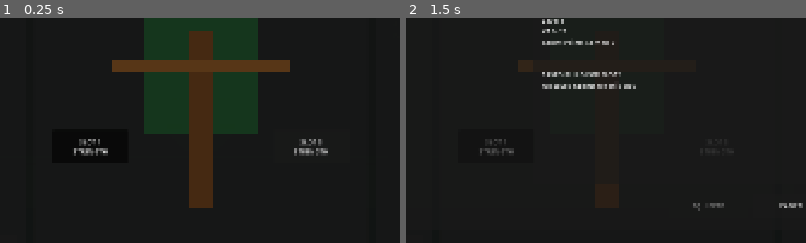
Above: before the commit, frames 1-2 (left to right).
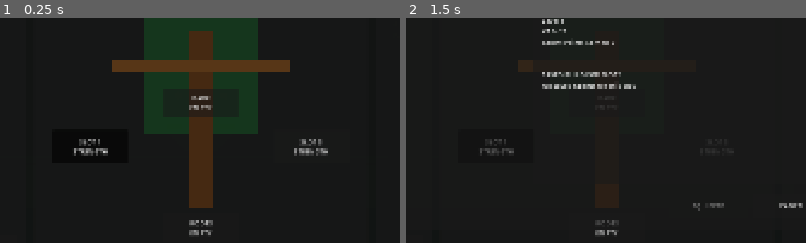
Above: after the commit, the same moments.

Repository: Triggggie/tree-guardian
Game: Godot game, scene res://scenes/main_world.tscn
Two runs of this game, one before a commit and one after it. Both use one fixed random seed, a clock stepped at 60 frames per second and the inputs below.
Inputs:
- Up to frame 1 (0.25 s): no input
- Up to frame 2 (1.5 s): click "CHANGE BRANCH" at 0.5 s; click "APEX EMPTY" at 1.25 s
The pictures show only the part of the screen within x 25-75%, y 42-92%; the shares and areas given below are measured in that part.

The runs differ from the first frame. In frame 1, 0.9% of the frame differs, in the area x 47-54%, y 31-97%; in frame 2, 0.2%.

Commit message:
Add inventory and equipment runtime

Diff:
--- a/project.godot
+++ b/project.godot
@@ -20,6 +20,8 @@
 RunModifiers="*uid://b7o6v2ow8ujk"
 TreeSouls="*uid://dk33wtchuindw"
 GameContent="*uid://dcsuppwr40xne"
+Inventory="*uid://yubionarxuhu"
+Equipment="*uid://dnn6qo2a0ikbo"
 BranchSeeds="*uid://cfscjxchtw08q"
 BranchProgress="*uid://dxubf0uo0uxhb"
 BranchLoadout="*uid://dvl4x6mfmmhfw"
--- a/scenes/ui/TreeScreen.tscn
+++ b/scenes/ui/TreeScreen.tscn
@@ -193,6 +193,22 @@
 offset_bottom = 680.0
 toggle_mode = true
 
+[node name="BarkButton" type="Button" parent="MainPanel/TreeCanvas"]
+offset_left = 310.0
+offset_top = 500.0
+offset_right = 490.0
+offset_bottom = 570.0
+toggle_mode = true
+text = "BARK\nEMPTY"
+
+[node name="RootsButton" type="Button" parent="MainPanel/TreeCanvas"]
+offset_left = 310.0
+offset_top = 800.0
+offset_right = 490.0
+offset_bottom = 870.0
+toggle_mode = true
+text = "ROOTS\nEMPTY"
+
 [node name="SeedPanel" type="Panel" parent="MainPanel"]
 offset_left = 1340.0
 offset_top = 80.0
@@ -214,6 +230,92 @@
 offset_right = 450.0
 offset_bottom = 850.0
 text = "No Legendary Branch Seeds unlocked."
+autowrap_mode = 2
+
+[node name="EquipmentDetailPanel" type="Panel" parent="MainPanel"]
+visible = false
+offset_left = 28.0
+offset_top = 80.0
+offset_right = 500.0
+offset_bottom = 970.0
+
+[node name="TitleLabel" type="Label" parent="MainPanel/EquipmentDetailPanel"]
+offset_left = 20.0
+offset_top = 18.0
+offset_right = 450.0
+offset_bottom = 58.0
+theme_override_font_sizes/font_size = 22
+text = "EQUIPMENT SLOT"
+
+[node name="CurrentlyEquippedLabel" type="Label" parent="MainPanel/EquipmentDetailPanel"]
+offset_left = 20.0
+offset_top = 78.0
+offset_right = 450.0
+offset_bottom = 350.0
+text = "CURRENTLY EQUIPPED\nEMPTY"
+autowrap_mode = 2
+
+[node name="SelectedItemLabel" type="Label" parent="MainPanel/EquipmentDetailPanel"]
+offset_left = 20.0
+offset_top = 370.0
+offset_right = 450.0
+offset_bottom = 650.0
+text = "SELECTED ITEM\nSelect an item from inventory."
+autowrap_mode = 2
+
+[node name="StatusLabel" type="Label" parent="MainPanel/EquipmentDetailPanel"]
+offset_left = 20.0
+offset_top = 670.0
+offset_right = 450.0
+offset_bottom = 735.0
+text = "EQUIPMENT EDITING ENABLED"
+horizontal_alignment = 1
+
+[node name="EquipButton" type="Button" parent="MainPanel/EquipmentDetailPanel"]
+offset_left = 20.0
+offset_top = 760.0
+offset_right = 215.0
+offset_bottom = 825.0
+text = "EQUIP"
+
+[node name="UnequipButton" type="Button" parent="MainPanel/EquipmentDetailPanel"]
+offset_left = 235.0
+offset_top = 760.0
+offset_right = 450.0
+offset_bottom = 825.0
+text = "UNEQUIP"
+
+[node name="EquipmentInventoryPanel" type="Panel" parent="MainPanel"]
+visible = false
+offset_left = 1340.0
+offset_top = 80.0
+offset_right = 1812.0
+offset_bottom = 970.0
+
+[node name="TitleLabel" type="Label" parent="MainPanel/EquipmentInventoryPanel"]
+offset_left = 20.0
+offset_top = 18.0
+offset_right = 450.0
+offset_bottom = 55.0
+theme_override_font_sizes/font_size = 20
+text = "BARK INVENTORY"
+
+[node name="ScrollContainer" type="ScrollContainer" parent="MainPanel/EquipmentInventoryPanel"]
+offset_left = 20.0
+offset_top = 75.0
+offset_right = 450.0
+offset_bottom = 850.0
+
+[node name="CandidateList" type="VBoxContainer" parent="MainPanel/EquipmentInventoryPanel/ScrollContainer"]
+layout_mode = 2
+size_flags_horizontal = 3
+
+[node name="EmptyLabel" type="Label" parent="MainPanel/EquipmentInventoryPanel"]
+offset_left = 20.0
+offset_top = 75.0
+offset_right = 450.0
+offset_bottom = 130.0
+text = "No Bark items in inventory."
 autowrap_mode = 2
 
 [node name="BranchPicker" type="Panel" parent="."]
--- a/scripts/items/item_rarity_rules.gd
+++ b/scripts/items/item_rarity_rules.gd
@@ -47,5 +47,9 @@
 	return Color.TRANSPARENT
 
 
+static func get_rarity_rank(rarity_id: StringName) -> int:
+	return SUPPORTED_RARITY_IDS.find(rarity_id)
+
+
 static func get_supported_rarity_ids() -> Array[StringName]:
 	return SUPPORTED_RARITY_IDS.duplicate()
--- /dev/null
+++ b/scripts/services/equipment_service.gd
@@ -0,0 +1,105 @@
+class_name EquipmentService
+extends Node
+
+
+signal equipment_slot_changed(
+	slot_id: StringName,
+	previous_instance_id: StringName,
+	new_instance_id: StringName
+)
+
+
+var equipped_instance_ids_by_slot_id: Dictionary = {
+	EquipmentSlotRules.BARK_SLOT_ID: &"",
+	EquipmentSlotRules.ROOTS_SLOT_ID: &""
+}
+
+var inventory: InventoryService
+
+
+func _ready() -> void:
+	inventory = get_node_or_null("/root/Inventory") as InventoryService
+	if not is_instance_valid(inventory):
+		push_error("EquipmentService requires Inventory.")
+		return
+	if not inventory.item_removed.is_connected(_on_inventory_item_removed):
+		inventory.item_removed.connect(_on_inventory_item_removed)
+
+
+func equip_item(instance_id: StringName) -> bool:
+	var item: ItemInstance = _get_valid_inventory_item(instance_id)
+	if item == null:
+		return false
+	var definition: ItemDefinition = GameContent.get_item(item.definition_id)
+	var slot_id: StringName = definition.equipment_slot_id
+	var previous_instance_id: StringName = get_equipped_instance_id(slot_id)
+	if previous_instance_id == instance_id:
+		return false
+
+	equipped_instance_ids_by_slot_id[slot_id] = instance_id
+	equipment_slot_changed.emit(slot_id, previous_instance_id, instance_id)
+	return true
+
+
+func unequip_slot(slot_id: StringName) -> bool:
+	if not EquipmentSlotRules.is_valid_slot_id(slot_id):
+		return false
+	var previous_instance_id: StringName = get_equipped_instance_id(slot_id)
+	if previous_instance_id == &"":
+		return false
+
+	equipped_instance_ids_by_slot_id[slot_id] = &""
+	equipment_slot_changed.emit(slot_id, previous_instance_id, &"")
+	return true
+
+
+func get_equipped_instance_id(slot_id: StringName) -> StringName:
+	if not EquipmentSlotRules.is_valid_slot_id(slot_id):
+		return &""
+	return StringName(equipped_instance_ids_by_slot_id.get(slot_id, &""))
+
+
+func get_equipped_item(slot_id: StringName) -> ItemInstance:
+	if not is_instance_valid(inventory):
+		return null
+	return inventory.get_item(get_equipped_instance_id(slot_id))
+
+
+func is_item_equipped(instance_id: StringName) -> bool:
+	return instance_id != &"" and instance_id in equipped_instance_ids_by_slot_id.values()
+
+
+func get_equipped_loadout_copy() -> Dictionary:
+	return equipped_instance_ids_by_slot_id.duplicate(true)
+
+
+func clear_runtime_state_for_testing() -> void:
+	if not OS.is_debug_build():
+		push_warning("EquipmentService test reset is debug-build only.")
+		return
+	for slot_id in EquipmentSlotRules.get_supported_slot_ids():
+		unequip_slot(slot_id)
+
+
+func _get_valid_inventory_item(instance_id: StringName) -> ItemInstance:
+	if instance_id == &"" or not is_instance_valid(inventory):
+		return null
+	var item: ItemInstance = inventory.get_item(instance_id)
+	if item == null or not item.is_valid_data():
+		return null
+	var definition: ItemDefinition = GameContent.get_item(item.definition_id)
+	if (
+		not is_instance_valid(definition)
+		or not definition.is_valid_definition()
+		or not EquipmentSlotRules.is_valid_slot_id(
+			definition.equipment_slot_id
+		)
+	):
+		return null
+	return item
+
+
+func _on_inventory_item_removed(instance_id: StringName) -> void:
+	for slot_id in EquipmentSlotRules.get_supported_slot_ids():
+		if get_equipped_instance_id(slot_id) == instance_id:
+			unequip_slot(slot_id)
--- /dev/null
+++ b/scripts/services/inventory_service.gd
@@ -0,0 +1,91 @@
+class_name InventoryService
+extends Node
+
+
+signal item_added(instance_id: StringName)
+signal item_removed(instance_id: StringName)
+
+
+var items_by_instance_id: Dictionary = {}
+
+
+func add_item(item_instance: ItemInstance) -> bool:
+	if not _is_valid_inventory_item(item_instance):
+		return false
+	if items_by_instance_id.has(item_instance.instance_id):
+		return false
+
+	items_by_instance_id[item_instance.instance_id] = item_instance
+	item_added.emit(item_instance.instance_id)
+	return true
+
+
+func remove_item(instance_id: StringName) -> bool:
+	if instance_id == &"" or not items_by_instance_id.has(instance_id):
+		return false
+
+	items_by_instance_id.erase(instance_id)
+	item_removed.emit(instance_id)
+	return true
+
+
+func has_item(instance_id: StringName) -> bool:
+	return instance_id != &"" and items_by_instance_id.has(instance_id)
+
+
+func get_item(instance_id: StringName) -> ItemInstance:
+	return items_by_instance_id.get(instance_id) as ItemInstance
+
+
+func get_items() -> Array[ItemInstance]:
+	var items: Array[ItemInstance] = []
+	for item_value in items_by_instance_id.values():
+		var item := item_value as ItemInstance
+		if item != null:
+			items.append(item)
+	return items
+
+
+func get_items_for_slot(slot_id: StringName) -> Array[ItemInstance]:
+	var items: Array[ItemInstance] = []
+	if not EquipmentSlotRules.is_valid_slot_id(slot_id):
+		return items
+
+	for item in get_items():
+		var definition: ItemDefinition = GameContent.get_item(item.definition_id)
+		if (
+			is_instance_valid(definition)
+			and definition.equipment_slot_id == slot_id
+		):
+			items.append(item)
+	return items
+
+
+func get_item_count() -> int:
+	return items_by_instance_id.size()
+
+
+func clear_runtime_state_for_testing() -> void:
+	if not OS.is_debug_build():
+		push_warning("InventoryService test reset is debug-build only.")
+		return
+	var instance_ids: Array[StringName] = []
+	for instance_id in items_by_instance_id:
+		instance_ids.append(StringName(instance_id))
+	for instance_id in instance_ids:
+		remove_item(instance_id)
+
+
+func _is_valid_inventory_item(item_instance: ItemInstance) -> bool:
+	if item_instance == null or not item_instance.is_valid_data():
+		return false
+	var definition: ItemDefinition = GameContent.get_item(
+		item_instance.definition_id
+	)
+	return (
+		is_instance_valid(definition)
+		and definition.is_valid_definition()
+		and EquipmentSlotRules.is_valid_slot_id(
+			definition.equipment_slot_id
+		)
+	)
--- a/scripts/ui/tree_screen.gd
+++ b/scripts/ui/tree_screen.gd
@@ -5,6 +5,11 @@
 	NONE,
 	STANDARD,
 	APEX
+}
+
+enum SelectionMode {
+	BRANCH,
+	EQUIPMENT
 }
 
 @onready var close_button: Button = $MainPanel/CloseButton
@@ -29,6 +34,23 @@
 @onready var candidate_saved_build_label: Label = $BranchPicker/PreviewPanel/SavedBuildLabel
 @onready var confirm_candidate_button: Button = $BranchPicker/ConfirmButton
 @onready var cancel_picker_button: Button = $BranchPicker/CancelButton
+@onready var detail_panel: Panel = $MainPanel/DetailPanel
+@onready var seed_panel: Panel = $MainPanel/SeedPanel
+@onready var equipment_detail_panel: Panel = $MainPanel/EquipmentDetailPanel
+@onready var equipment_title_label: Label = $MainPanel/EquipmentDetailPanel/TitleLabel
+@onready var currently_equipped_label: Label = $MainPanel/EquipmentDetailPanel/CurrentlyEquippedLabel
+@onready var selected_item_label: Label = $MainPanel/EquipmentDetailPanel/SelectedItemLabel
+@onready var equipment_status_label: Label = $MainPanel/EquipmentDetailPanel/StatusLabel
+@onready var equip_button: Button = $MainPanel/EquipmentDetailPanel/EquipButton
+@onready var unequip_button: Button = $MainPanel/EquipmentDetailPanel/UnequipButton
+@onready var equipment_inventory_panel: Panel = $MainPanel/EquipmentInventoryPanel
+@onready var equipment_inventory_title: Label = $MainPanel/EquipmentInventoryPanel/TitleLabel
+@onready var equipment_candidate_list: VBoxContainer = $MainPanel/EquipmentInventoryPanel/ScrollContainer/CandidateList
+@onready var equipment_empty_label: Label = $MainPanel/EquipmentInventoryPanel/EmptyLabel
+@onready var equipment_slot_buttons: Dictionary = {
+	EquipmentSlotRules.BARK_SLOT_ID: $MainPanel/TreeCanvas/BarkButton,
+	EquipmentSlotRules.ROOTS_SLOT_ID: $MainPanel/TreeCanvas/RootsButton
+}
 
 @onready var slot_buttons: Dictionary = {
 	BranchSlotRules.STANDARD_SLOT_1_ID: $MainPanel/TreeCanvas/Slot1Button,
@@ -48,6 +70,12 @@
 var selected_candidate_branch_id: StringName = &""
 var wave_manager: Node
 var picker_mode: PickerMode = PickerMode.NONE
+var selection_mode: SelectionMode = SelectionMode.BRANCH
+var selected_equipment_slot_id: StringName = &""
+var selected_equipment_instance_id: StringName = &""
+var equipment_candidate_buttons_by_instance_id: Dictionary = {}
+var inventory_service: InventoryService
+var equipment_service: EquipmentService
 
 
 func _ready() -> void:
@@ -56,11 +84,17 @@
 	change_branch_button.pressed.connect(open_branch_picker)
 	confirm_candidate_button.pressed.connect(confirm_selected_branch_candidate)
 	cancel_picker_button.pressed.connect(close_branch_picker)
+	equip_button.pressed.connect(equip_selected_equipment)
+	unequip_button.pressed.connect(unequip_selected_equipment)
 	for slot_id in slot_buttons:
 		var button: Button = slot_buttons[slot_id]
 		button.pressed.connect(select_slot.bind(StringName(slot_id)))
+	for slot_id in equipment_slot_buttons:
+		var button: Button = equipment_slot_buttons[slot_id]
+		button.pressed.connect(select_equipment_slot.bind(StringName(slot_id)))
 	_connect_loadout_controller()
 	_connect_branch_seed_service()
+	_connect_equipment_services()
 	hide()
 
 
@@ -101,6 +135,8 @@
 		close_branch_picker()
 	if is_node_ready():
 		_refresh_loadout_controls()
+		if selection_mode == SelectionMode.EQUIPMENT:
+			_refresh_equipment_ui()
 
 
 func refresh_screen() -> void:
@@ -108,19 +144,44 @@
 	_find_active_branches()
 	_connect_branch_signals()
 	_refresh_slot_buttons()
-	_validate_selection()
-	_refresh_selected_detail()
+	_refresh_equipment_slot_buttons()
+	if selection_mode == SelectionMode.EQUIPMENT:
+		_validate_equipment_selection()
+		_refresh_equipment_ui()
+	else:
+		_validate_selection()
+		_refresh_selected_detail()
 	_refresh_seed_panel()
 	_refresh_loadout_controls()
+	_refresh_mode_visibility()
 
 
 func select_slot(slot_id: StringName) -> void:
 	if BranchSlotRules.get_slot_index(slot_id) < 0:
 		return
+	close_branch_picker()
+	selection_mode = SelectionMode.BRANCH
 	selected_slot_id = slot_id
+	selected_equipment_slot_id = &""
+	selected_equipment_instance_id = &""
 	_refresh_slot_buttons()
 	_refresh_selected_detail()
 	_refresh_loadout_controls()
+	_refresh_mode_visibility()
+
+
+func select_equipment_slot(slot_id: StringName) -> bool:
+	if not EquipmentSlotRules.is_valid_slot_id(slot_id):
+		return false
+	close_branch_picker()
+	selection_mode = SelectionMode.EQUIPMENT
+	selected_equipment_slot_id = slot_id
+	selected_equipment_instance_id = &""
+	_refresh_slot_buttons()
+	_refresh_equipment_slot_buttons()
+	_refresh_equipment_ui()
+	_refresh_mode_visibility()
+	return true
 
 
 func _find_active_branches() -> void:
@@ -159,6 +220,251 @@
 		button.button_pressed = slot_id == selected_slot_id
 
 
+func _refresh_equipment_slot_buttons() -> void:
+	for slot_id_value in equipment_slot_buttons:
+		var slot_id := StringName(slot_id_value)
+		var button: Button = equipment_slot_buttons[slot_id]
+		var item: ItemInstance = null
+		if is_instance_valid(equipment_service):
+			item = equipment_service.get_equipped_item(slot_id)
+		var item_name: String = "EMPTY"
+		if item != null:
+			var definition: ItemDefinition = GameContent.get_item(item.definition_id)
+			if is_instance_valid(definition):
+				item_name = definition.display_name
+		button.text = "%s\n%s" % [
+			EquipmentSlotRules.get_slot_display_name(slot_id).to_upper(),
+			item_name
+		]
+		button.button_pressed = (
+			selection_mode == SelectionMode.EQUIPMENT
+			and slot_id == selected_equipment_slot_id
+		)
+		if item == null:
+			button.remove_theme_color_override("font_color")
+		else:
+			button.add_theme_color_override(
+				"font_color",
+				ItemRarityRules.get_rarity_color(item.rarity_id)
+			)
+
+
+func _refresh_mode_visibility() -> void:
+	var equipment_mode: bool = selection_mode == SelectionMode.EQUIPMENT
+	detail_panel.visible = not equipment_mode
+	seed_panel.visible = not equipment_mode
+	equipment_detail_panel.visible = equipment_mode
+	equipment_inventory_panel.visible = equipment_mode
+
+
+func _validate_equipment_selection() -> void:
+	if not EquipmentSlotRules.is_valid_slot_id(selected_equipment_slot_id):
+		selected_equipment_slot_id = EquipmentSlotRules.BARK_SLOT_ID
+	if (
+		selected_equipment_instance_id == &""
+		or not is_instance_valid(inventory_service)
+	):
+		return
+	var selected_item: ItemInstance = inventory_service.get_item(
+		selected_equipment_instance_id
+	)
+	if selected_item == null:
+		selected_equipment_instance_id = &""
+		return
+	var definition: ItemDefinition = GameContent.get_item(
+		selected_item.definition_id
+	)
+	if (
+		not is_instance_valid(definition)
+		or definition.equipment_slot_id != selected_equipment_slot_id
+	):
+		selected_equipment_instance_id = &""
+
+
+func _refresh_equipment_ui() -> void:
+	_validate_equipment_selection()
+	_rebuild_equipment_candidate_list()
+	var slot_name: String = EquipmentSlotRules.get_slot_display_name(
+		selected_equipment_slot_id
+	)
+	equipment_title_label.text = "%s EQUIPMENT" % slot_name.to_upper()
+	equipment_inventory_title.text = "%s INVENTORY" % slot_name.to_upper()
+	equipment_empty_label.text = "No %s items in inventory." % slot_name
+	var equipped_item: ItemInstance = null
+	if is_instance_valid(equipment_service):
+		equipped_item = equipment_service.get_equipped_item(
+			selected_equipment_slot_id
+		)
+	currently_equipped_label.text = _format_item_detail(
+		"CURRENTLY EQUIPPED",
+		equipped_item,
+		"EMPTY"
+	)
+	var selected_item: ItemInstance = null
+	if is_instance_valid(inventory_service):
+		selected_item = inventory_service.get_item(
+			selected_equipment_instance_id
+		)
+	selected_item_label.text = _format_item_detail(
+		"SELECTED ITEM",
+		selected_item,
+		"Select an item from inventory."
+	)
+	var edit_allowed: bool = _is_branch_loadout_edit_allowed()
+	var selected_is_equipped: bool = (
+		selected_item != null
+		and is_instance_valid(equipment_service)
+		and equipment_service.is_item_equipped(selected_item.instance_id)
+	)
+	equip_button.disabled = (
+		not edit_allowed
+		or selected_item == null
+		or selected_is_equipped
+	)
+	equip_button.text = "EQUIPPED" if selected_is_equipped else "EQUIP"
+	unequip_button.disabled = not edit_allowed or equipped_item == null
+	equipment_status_label.text = (
+		"EQUIPMENT EDITING ENABLED"
+		if edit_allowed
+		else "EQUIPMENT UNAVAILABLE\nTree is defeated."
+	)
+
+
+func _rebuild_equipment_candidate_list() -> void:
+	equipment_candidate_buttons_by_instance_id.clear()
+	for child in equipment_candidate_list.get_children():
+		child.queue_free()
+	var items: Array[ItemInstance] = []
+	if is_instance_valid(inventory_service):
+		items = inventory_service.get_items_for_slot(selected_equipment_slot_id)
+	items.sort_custom(_inventory_item_precedes)
+	equipment_empty_label.visible = items.is_empty()
+	for item in items:
+		var definition: ItemDefinition = GameContent.get_item(item.definition_id)
+		if not is_instance_valid(definition):
+			continue
+		var button := Button.new()
+		button.toggle_mode = true
+		button.text = "%s\n%s • Item Level %d" % [
+			definition.display_name,
+			ItemRarityRules.get_rarity_display_name(item.rarity_id),
+			item.item_level
+		]
+		if (
+			is_instance_valid(equipment_service)
+			and equipment_service.is_item_equipped(item.instance_id)
+		):
+			button.text += "\nEQUIPPED"
+		button.button_pressed = item.instance_id == selected_equipment_instance_id
+		button.add_theme_color_override(
+			"font_color",
+			ItemRarityRules.get_rarity_color(item.rarity_id)
+		)
+		button.pressed.connect(
+			select_equipment_candidate.bind(item.instance_id)
+		)
+		equipment_candidate_list.add_child(button)
+		equipment_candidate_buttons_by_instance_id[item.instance_id] = button
+
+
+func _inventory_item_precedes(
+	item_a: ItemInstance,
+	item_b: ItemInstance
+) -> bool:
+	var rarity_a: int = ItemRarityRules.get_rarity_rank(item_a.rarity_id)
+	var rarity_b: int = ItemRarityRules.get_rarity_rank(item_b.rarity_id)
+	if rarity_a != rarity_b:
+		return rarity_a > rarity_b
+	if item_a.item_level != item_b.item_level:
+		return item_a.item_level > item_b.item_level
+	var definition_a: ItemDefinition = GameContent.get_item(item_a.definition_id)
+	var definition_b: ItemDefinition = GameContent.get_item(item_b.definition_id)
+	var name_a: String = definition_a.display_name if is_instance_valid(definition_a) else ""
+	var name_b: String = definition_b.display_name if is_instance_valid(definition_b) else ""
+	if name_a != name_b:
+		return name_a.naturalnocasecmp_to(name_b) < 0
+	return String(item_a.instance_id) < String(item_b.instance_id)
+
+
+func select_equipment_candidate(instance_id: StringName) -> bool:
+	if selection_mode != SelectionMode.EQUIPMENT:
+		return false
+	if not is_instance_valid(inventory_service):
+		return false
+	var item: ItemInstance = inventory_service.get_item(instance_id)
+	if item == null:
+		return false
+	var definition: ItemDefinition = GameContent.get_item(item.definition_id)
+	if (
+		not is_instance_valid(definition)
+		or definition.equipment_slot_id != selected_equipment_slot_id
+	):
+		return false
+	selected_equipment_instance_id = instance_id
+	_refresh_equipment_ui()
+	return true
+
+
+func equip_selected_equipment() -> bool:
+	if (
+		selection_mode != SelectionMode.EQUIPMENT
+		or not _is_branch_loadout_edit_allowed()
+		or not is_instance_valid(equipment_service)
+	):
+		return false
+	return equipment_service.equip_item(selected_equipment_instance_id)
+
+
+func unequip_selected_equipment() -> bool:
+	if (
+		selection_mode != SelectionMode.EQUIPMENT
+		or not _is_branch_loadout_edit_allowed()
+		or not is_instance_valid(equipment_service)
+	):
+		return false
+	return equipment_service.unequip_slot(selected_equipment_slot_id)
+
+
+func _format_item_detail(
+	heading: String,
+	item: ItemInstance,
+	empty_text: String
+) -> String:
+	var lines: Array[String] = [heading]
+	if item == null:
+		lines.append(empty_text)
+		return "\n".join(lines)
+	var definition: ItemDefinition = GameContent.get_item(item.definition_id)
+	if not is_instance_valid(definition):
+		lines.append("Unknown item")
+		return "\n".join(lines)
+	lines.append(definition.display_name)
+	lines.append(ItemRarityRules.get_rarity_display_name(item.rarity_id))
+	lines.append("Item Level %d" % item.item_level)
+	if item.affix_rolls.is_empty():
+		lines.append("No affixes.")
+	else:
+		for affix in item.affix_rolls:
+			lines.append("%s: +%s" % [
+				_humanize_stat_id(affix.stat_id),
+				_format_affix_value(affix.value)
+			])
+	return "\n".join(lines)
+
+
+func _humanize_stat_id(stat_id: StringName) -> String:
+	var words: PackedStringArray = String(stat_id).split("_", false)
+	for word_index in range(words.size()):
+		words[word_index] = words[word_index].capitalize()
+	return " ".join(words)
+
+
+func _format_affix_value(value: float) -> String:
+	if is_equal_approx(value, roundf(value)):
+		return str(int(roundf(value)))
+	return str(value)
+
+
 func _refresh_selected_detail() -> void:
 	var branch: CombatBranch = _get_runtime_branch_for_slot(selected_slot_id)
 	if not is_instance_valid(branch):
@@ -235,6 +541,8 @@
 
 
 func _refresh_loadout_controls() -> void:
+	if selection_mode == SelectionMode.EQUIPMENT:
+		return
 	var slot_index: int = BranchSlotRules.get_slot_index(selected_slot_id)
 	var is_standard_slot: bool = BranchSlotRules.is_standard_slot(slot_index)
 	var is_apex_slot: bool = BranchSlotRules.is_apex_slot(slot_index)
@@ -266,7 +574,10 @@
 
 
 func open_branch_picker() -> bool:
-	if not _is_branch_loadout_edit_allowed():
+	if (
+		selection_mode != SelectionMode.BRANCH
+		or not _is_branch_loadout_edit_allowed()
+	):
 		return false
 	var slot_index: int = BranchSlotRules.get_slot_index(selected_slot_id)
 	if BranchSlotRules.is_standard_slot(slot_index):
@@ -688,6 +999,56 @@
 		seed_service.branch_seed_unlocked.connect(_on_branch_seed_unlocked)
 
 
+func _connect_equipment_services() -> void:
+	inventory_service = get_node_or_null("/root/Inventory") as InventoryService
+	equipment_service = get_node_or_null("/root/Equipment") as EquipmentService
+	if (
+		is_instance_valid(inventory_service)
+		and not inventory_service.item_added.is_connected(_on_inventory_item_added)
+	):
+		inventory_service.item_added.connect(_on_inventory_item_added)
+	if (
+		is_instance_valid(inventory_service)
+		and not inventory_service.item_removed.is_connected(_on_inventory_item_removed)
+	):
+		inventory_service.item_removed.connect(_on_inventory_item_removed)
+	if (
+		is_instance_valid(equipment_service)
+		and not equipment_service.equipment_slot_changed.is_connected(
+			_on_equipment_slot_changed
+		)
+	):
+		equipment_service.equipment_slot_changed.connect(
+			_on_equipment_slot_changed
+		)
+
+
+func _on_inventory_item_added(_instance_id: StringName) -> void:
+	if visible and selection_mode == SelectionMode.EQUIPMENT:
+		_refresh_equipment_ui()
+
+
+func _on_inventory_item_removed(instance_id: StringName) -> void:
+	if selected_equipment_instance_id == instance_id:
+		selected_equipment_instance_id = &""
+	if visible:
+		_refresh_equipment_slot_buttons()
+		if selection_mode == SelectionMode.EQUIPMENT:
+			_refresh_equipment_ui()
+
+
+func _on_equipment_slot_changed(
+	_slot_id: StringName,
+	_previous_instance_id: StringName,
+	_new_instance_id: StringName
+) -> void:
+	if not visible:
+		return
+	_refresh_equipment_slot_buttons()
+	if selection_mode == SelectionMode.EQUIPMENT:
+		_refresh_equipment_ui()
+
+
 func _on_branch_seed_unlocked(_branch_id: StringName) -> void:
 	if not visible:
 		return
Not shown, added: scripts/services/equipment_service.gd.uid
Not shown, added: scripts/services/inventory_service.gd.uid
